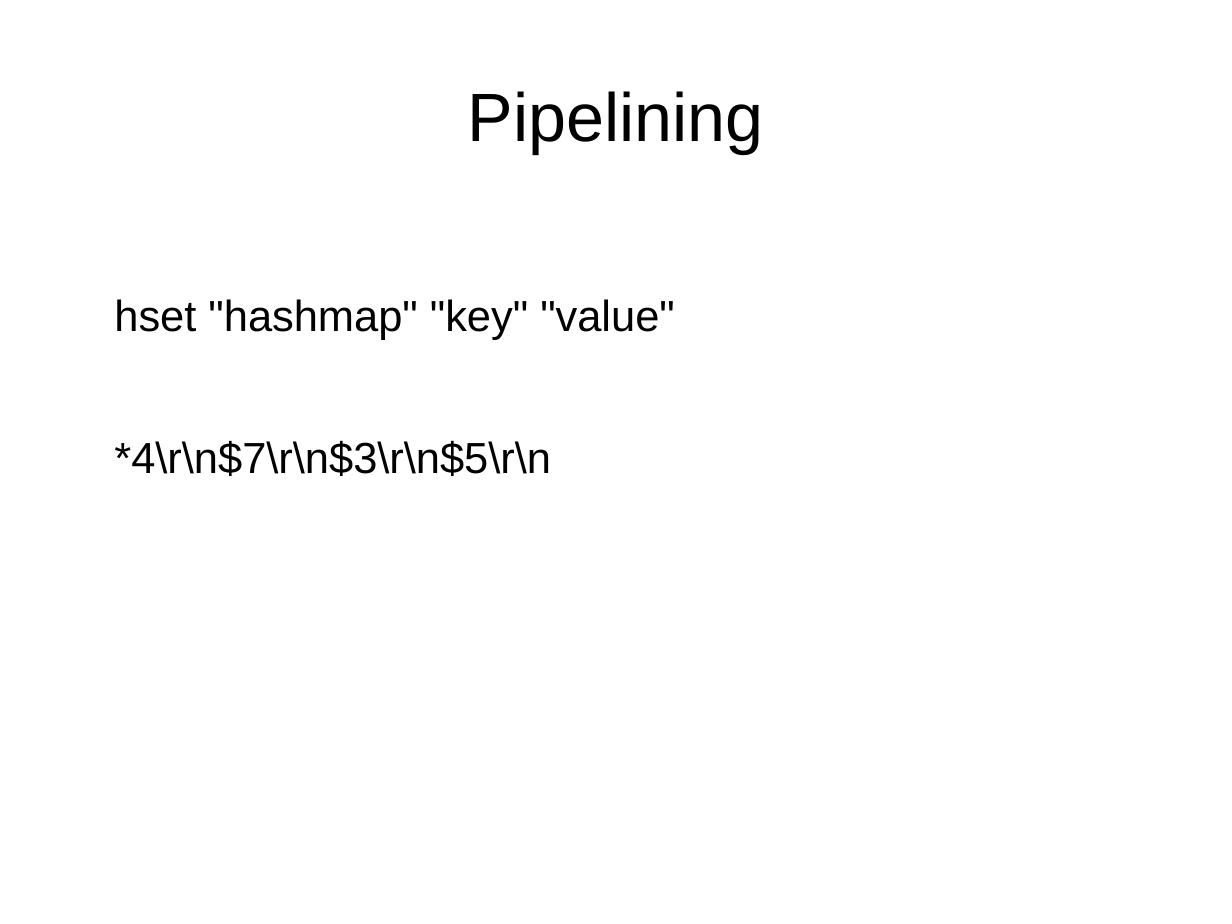
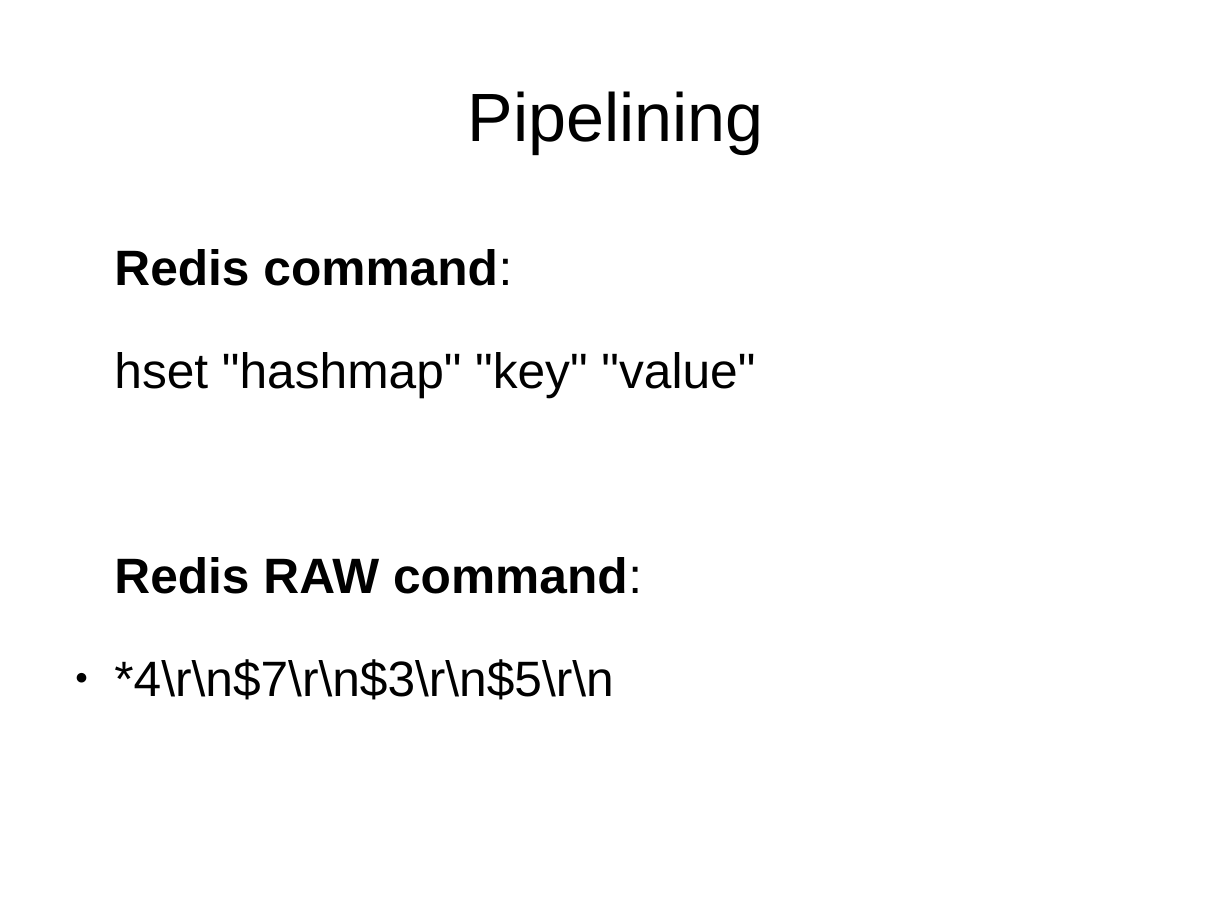
Before and after one commit to deslum/gopipe, a slide deck: slide 13 of presentation.odp (slide 12 before the commit). Drawn at 1232x924 pixels with LibreOffice and Linux fonts; fonts in the diff are those of the drawing. Boxes give left, top, right and bottom in pixels: in the first picture for what was removed or moved away, otherwise in the second. Text is boxed around its words. In the diff, an @@ line names an element or a change of style, - is before the commit and + after.

```diff
--- a/presentation.odp
+++ b/presentation.odp
@@ text "Redis command:": place and size @@
-text "Redis command:" at <box>114,299,675,476</box>
+text "Redis command:" at <box>114,249,755,700</box>
@@ text at <box>114,249,512,286</box>: paragraph added @@
+Redis command:
@@ text at <box>114,352,755,700</box>: size 28 to 32 pt in "hset "hashmap" "key" "value"", "*4\r\n$7\r\n$3\r\n$5\r\n"; line spacing 1 to 1.4; bullet none to ● @@
@@ text at <box>114,557,642,594</box>: paragraph added @@
+Redis RAW command:
```
Also in this commit, not shown: 7 other slides changed, 12 slides added, 9 slides removed, 9 other files.
